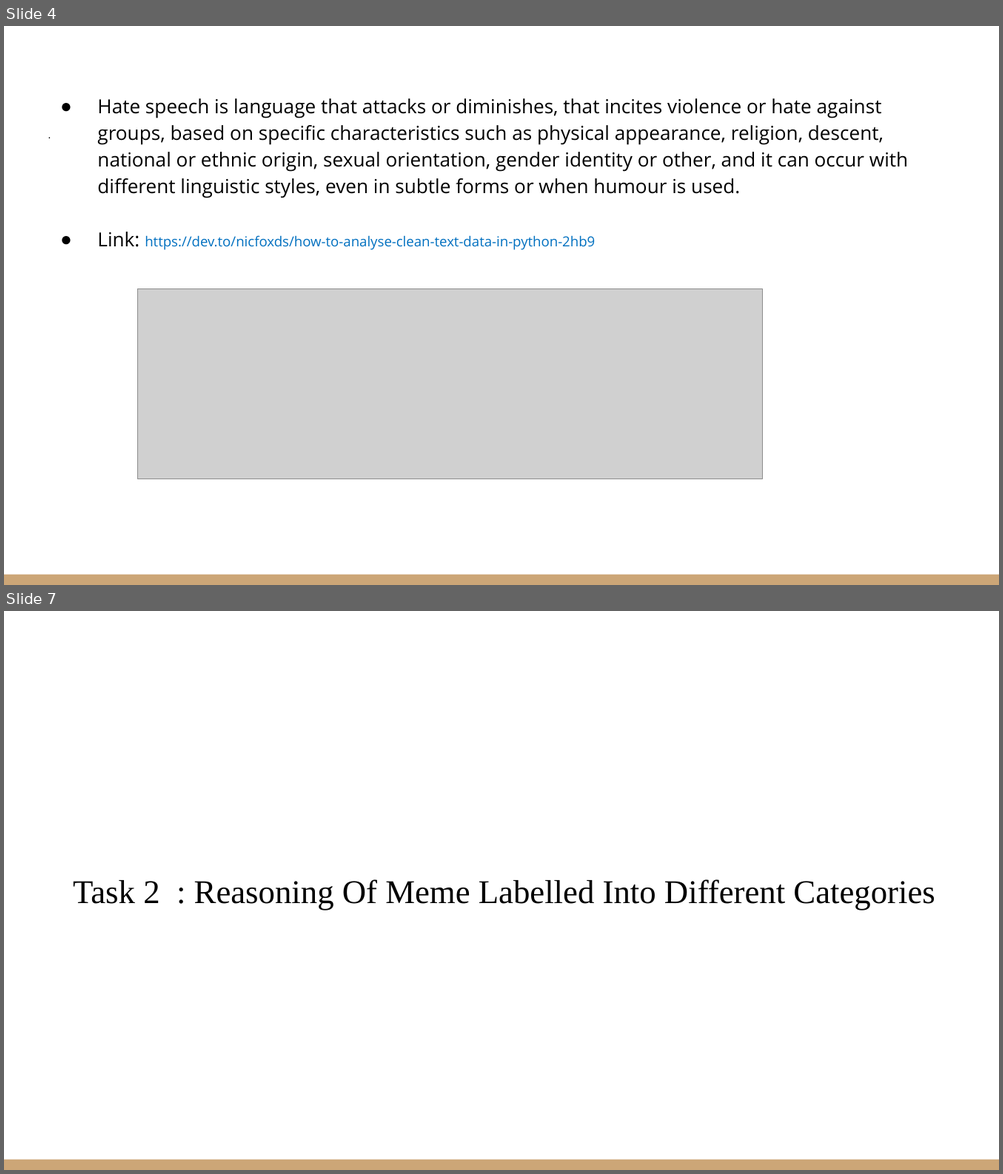
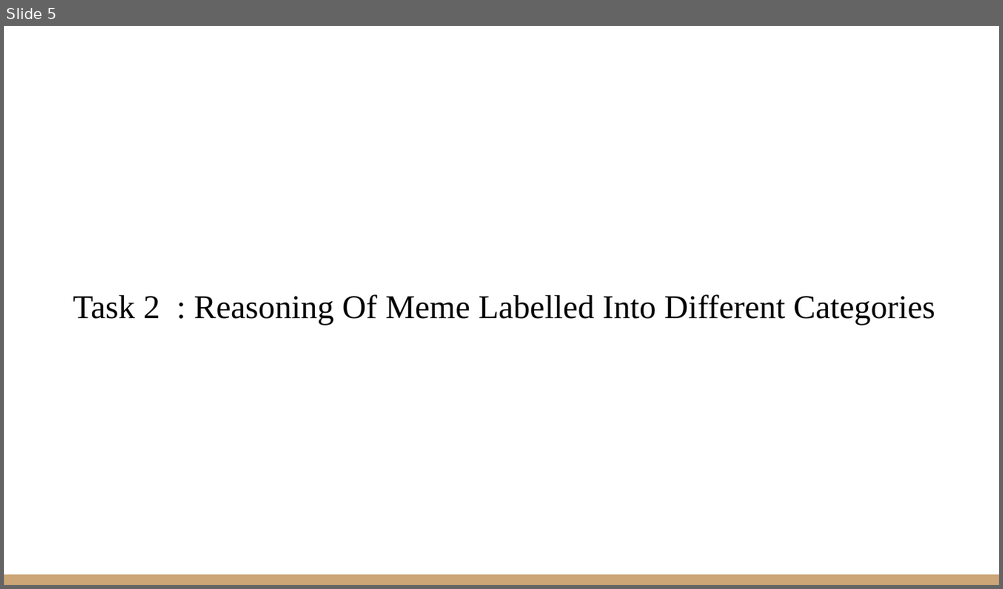
Before and after one commit to VarunBohara/Mini-Project-Documents, a slide deck: Literature Survey 2.pptx. Shown one above the other, each under a label of ours: slides 4 and 7 before the commit, slide 5 after it; the slides between them are not shown. The pictures are 1003x1174 and 1003x589 pixels, drawn with LibreOffice and Linux fonts; fonts in the diff are those of the drawing; grey boxes stand for pictures. Boxes give left, top, right and bottom in pixels: in the first picture for what was removed or moved away, otherwise in the second. Text is boxed around its words. In the diff, an @@ line names an element or a change of style, - is before the commit and + after.

```diff
--- a/Literature Survey 2.pptx
+++ b/Literature Survey 2.pptx
@@ slide 4 removed at <box>4,26,999,585</box>, background #FFFFFF; not listed: 1 template element that a slide beside it also shows @@
@@ title removed at <box>38,61,965,151</box> @@
-.
@@ text removed at <box>97,99,908,250</box> @@
-● Hate speech is language that attacks or diminishes, that incites violence or hate against groups, based on specific characteristics such as physical appearance, religion, descent, national or ethnic origin, sexual orientation, gender identity or other, and it can occur with different linguistic styles, even in subtle forms or when humour is used.
-● Link: https://dev.to/nicfoxds/how-to-analyse-clean-text-data-in-python-2hb9
@@ picture removed at <box>137,289,762,480</box> @@
@@ what was slide 7 is now slide 5 @@
```
Also in this commit, not shown: 4 slides added, 5 other slides removed.
